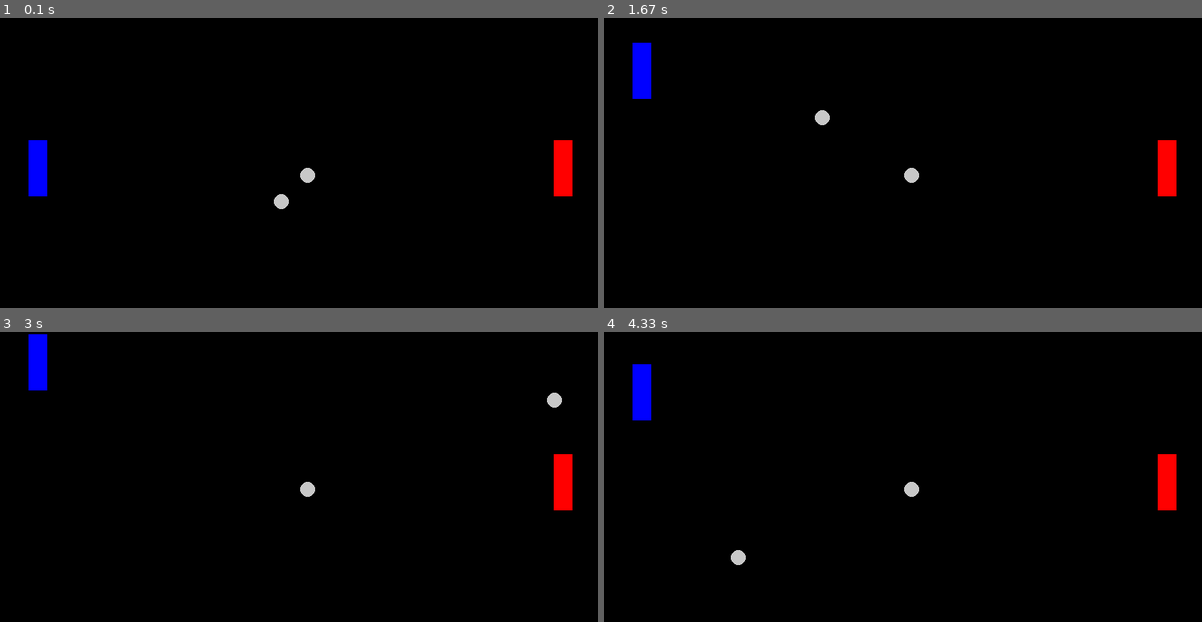
Above: before the commit, frames 1-4 (two rows, left to right).
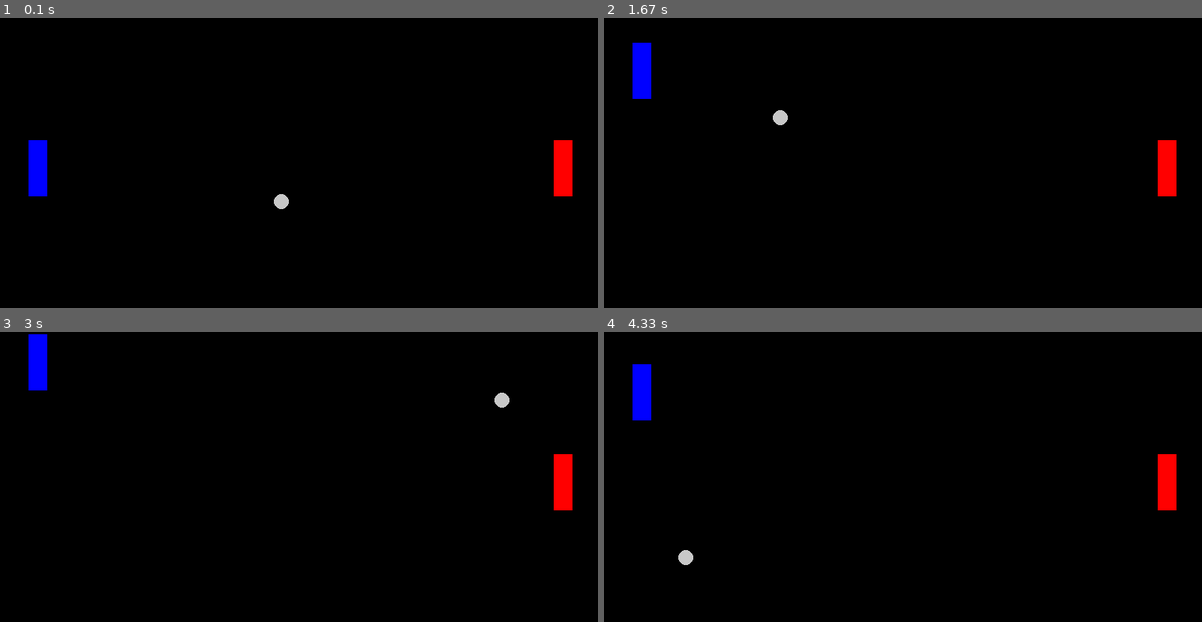
Above: after the commit, the same moments.

Repository: LifeofSwervo/Games
Game: pygame game, started from Pong/main.py
Two runs of this game, one before a commit and one after it. Both use one fixed random seed, a clock stepped at 60 frames per second and the inputs below.
Inputs:
- Up to frame 1 (0.1 s): no input
- Up to frame 2 (1.67 s): hold Up 0.33-0.8 s; hold Down 0.83-1.13 s; hold Up 1.17-1.53 s; hold Down from 1.57 s (still down)
- Up to frame 3 (3 s): release Down at 1.93 s; hold Up 1.97-2.27 s; hold Down 2.3-2.6 s; hold Up from 2.63 s (still down)
- Up to frame 4 (4.33 s): release Up at 3 s; hold Down 3.03-3.4 s; hold Up 3.43-3.73 s; hold Down 3.77-4.07 s; hold Up from 4.1 s (still down)

The runs differ from the first frame. In frame 1, 0.1% of the frame differs, in the area x 50-53%, y 51-57%; in frame 2, 0.3%, in the area x 28-53%, y 31-57%; in frame 3, 0.3%; in frame 4, 0.3%.

Commit message:
Pong Interactions.

Diff:
--- a/Pong/level.py
+++ b/Pong/level.py
@@ -10,6 +10,15 @@
         # level setup
         self.displaySurface = surface
         self.setupLevel()
+
+        # Sprites
+        playerSprite = Player(height)
+        self.player.add(playerSprite)
+
+
+
+        enemySprite = Enemy()
+        self.enemy.add(enemySprite)
 
         #Ball Start
             # Ball Trajectory set to random
@@ -31,6 +40,14 @@
         if self.ballSprite.rect.left <= 0 or self.ballSprite.rect.right >= width: # Left of Screen Constraint & Right of Screen Constraint
             self.ballSpeed_x *= -1
 
+        # Ball Collisions
+            # Player
+        if self.ballSprite.rect.colliderect(self.player.sprite.rect):
+            self.ballSpeed_x *= -1
+        for enemySprites in self.enemy.sprites():
+            if self.ballSprite.rect.colliderect(enemySprites.rect):
+                self.ballSpeed_x *= -1
+
 
 
     def setupLevel(self):
@@ -39,15 +56,11 @@
         self.ball = pg.sprite.Group()
 
         #Sprites
-        playerSprite = Player(height)
-        self.player.add(playerSprite)
+        #playerSprite = Player(height)
+        #self.player.add(playerSprite)
 
-        enemySprite = Enemy()
-        self.enemy.add(enemySprite)
-
-        ballSprite = Ball()
-        self.ball.add(ballSprite)
-
+        #enemySprite = Enemy()
+        #self.enemy.add(enemySprite)
 
     def run(self):
         self.player.update()
